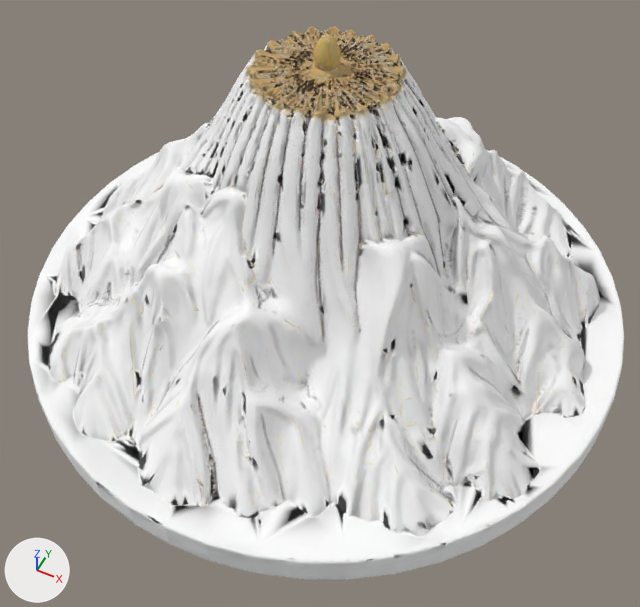
Renders of the glTF model public/models/mapbox/kilimanjaro.glb from each side of a commit.
Before and after are seen from a 50 mm camera at (0.86, -1.76, 1.71) aimed at (0.09, -0.22, -0.22). The axes (+X, +Y, +Z) are drawn at lower left. The lights are the same throughout. The first picture is the older version. Where no turn or scale is listed for an object, it has been applied to the vertices.
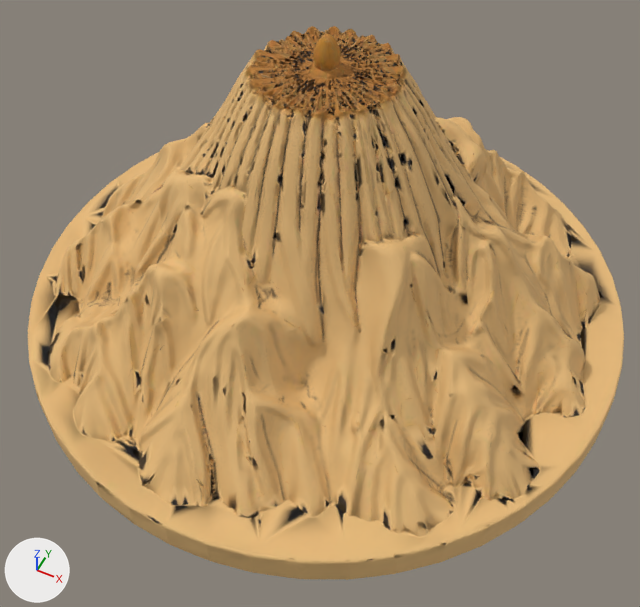
Edits to the bpy script that builds the scene:
```text
Change mat_material_0:
    add n5 = _N.new('ShaderNodeMix'); n5.name = 'Mix'
    add n5.data_type = 'RGBA'
    add n5.blend_type = 'MULTIPLY'
    add n5.inputs[0].default_value = 1.0  # 'Factor'
    add n5.inputs[7].default_value = (0.804, 0.498, 0.196, 1.0)  # 'B', beige #e8bb7a
    where n2 = _N.new('ShaderNodeTexImage'); n2.name = 'Image Texture'
    where n0 = _N.new('ShaderNodeBsdfPrincipled'); n0.name = 'Principled BSDF'
    remove _L.new(n2.outputs[0], n0.inputs[0])  # 'Color' to 'Base Color'
    add _L.new(n5.outputs[2], n0.inputs[0])  # 'Result' to 'Base Color'
    add _L.new(n2.outputs[0], n5.inputs[6])  # 'Color' to 'A'
```

Where the change shows, as pixel boxes (x1, y1, x2, y2) in the pictures (640 x 607 px):
'Mesh_0', recoloured (white to orange): (28, 26, 624, 580) in both
